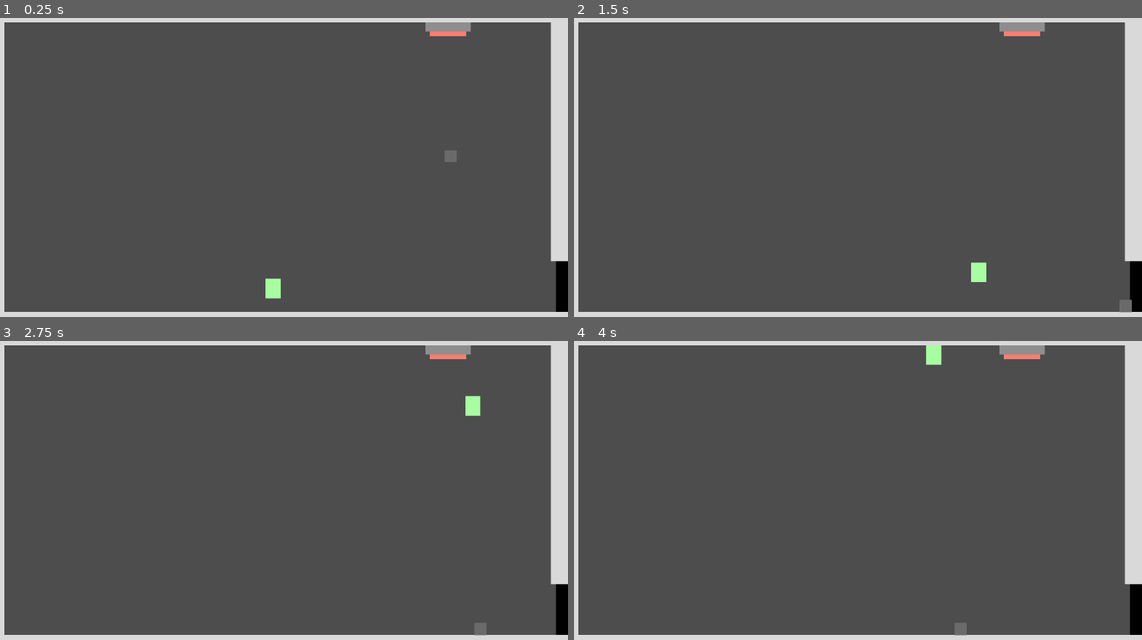
Above: before the commit, frames 1-4 (two rows, left to right).
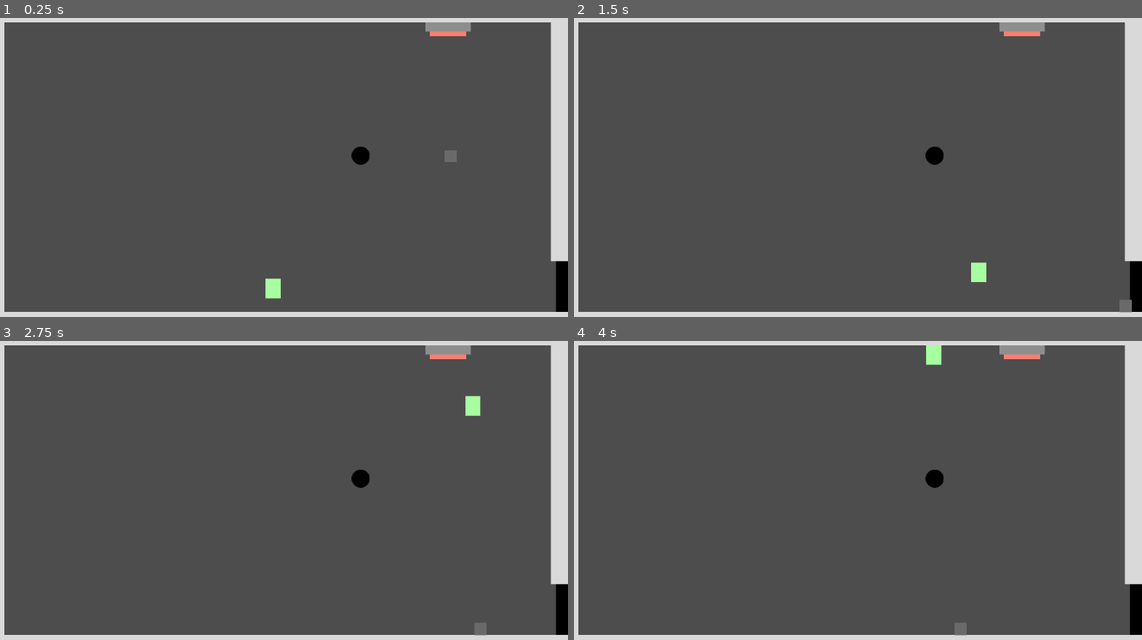
Above: after the commit, the same moments.

Repository: Harry32/ThinkyGameJam
Game: Godot game, scene res://scenes/levels/level.tscn
Same seed, same stepped clock (60 frames per second), same inputs: the game is played once before the commit and once after it.
Inputs:
- Up to frame 1 (0.25 s): no input
- Up to frame 2 (1.5 s): hold Shift (Gravity) 0.53-1.28 s; hold D (Right) from 0.53 s (still down); tap Space (Jump) at 0.77 s; tap Shift (Gravity) at 1.35 s
- Up to frame 3 (2.75 s): tap Space (Jump) at 1.52 s; release D (Right) at 2.03 s; hold A (Left) from 2.03 s (still down); hold Shift (Gravity) from 2.03 s (still down)
- Up to frame 4 (4 s): release A (Left) at 2.78 s; release Shift (Gravity) at 2.78 s; hold D (Right) from 2.78 s (still down); tap Shift (Gravity) at 2.85 s; tap Space (Jump) at 3.02, 3.77 s; hold Shift (Gravity) from 3.53 s (still down)

The runs differ from the first frame. In frame 1, 0.2% of the frame differs, in the area x 61-66%, y 43-50%; in frame 2, 0.2%; in frame 3, 0.2%; in frame 4, 0.2%.

Commit message:
Adicionando mecânica de buraco negro

Diff:
--- a/graphics/icon.svg
+++ /dev/null
@@ -1 +0,0 @@
-<svg height="128" width="128" xmlns="http://www.w3.org/2000/svg"><rect x="2" y="2" width="124" height="124" rx="14" fill="#363d52" stroke="#212532" stroke-width="4"/><g transform="scale(.101) translate(122 122)"><g fill="#fff"><path d="M105 673v33q407 354 814 0v-33z"/><path fill="#478cbf" d="m105 673 152 14q12 1 15 14l4 67 132 10 8-61q2-11 15-15h162q13 4 15 15l8 61 132-10 4-67q3-13 15-14l152-14V427q30-39 56-81-35-59-83-108-43 20-82 47-40-37-88-64 7-51 8-102-59-28-123-42-26 43-46 89-49-7-98 0-20-46-46-89-64 14-123 42 1 51 8 102-48 27-88 64-39-27-82-47-48 49-83 108 26 42 56 81zm0 33v39c0 276 813 276 813 0v-39l-134 12-5 69q-2 10-14 13l-162 11q-12 0-16-11l-10-65H447l-10 65q-4 11-16 11l-162-11q-12-3-14-13l-5-69z"/><path d="M483 600c3 34 55 34 58 0v-86c-3-34-55-34-58 0z"/><circle cx="725" cy="526" r="90"/><circle cx="299" cy="526" r="90"/></g><g fill="#414042"><circle cx="307" cy="532" r="60"/><circle cx="717" cy="532" r="60"/></g></g></svg>
--- a/project.godot
+++ b/project.godot
@@ -30,7 +30,8 @@
 folder_colors={
 "res://graphics/": "purple",
 "res://scenes/": "blue",
-"res://scripts/": "teal"
+"res://scripts/": "teal",
+"res://shaders/": "pink"
 }
 
 [input]
--- a/scenes/levels/level.tscn
+++ b/scenes/levels/level.tscn
@@ -1,9 +1,10 @@
-[gd_scene load_steps=8 format=3 uid="uid://c8y7wph201vx4"]
+[gd_scene load_steps=9 format=3 uid="uid://c8y7wph201vx4"]
 
 [ext_resource type="PackedScene" uid="uid://crdgt41diya2q" path="res://scenes/player/player.tscn" id="1_2inqr"]
 [ext_resource type="PackedScene" uid="uid://vstxymajgmdd" path="res://scenes/mechanics/door.tscn" id="2_rlsdc"]
 [ext_resource type="PackedScene" uid="uid://dup7d17q22x3s" path="res://scenes/objects/box.tscn" id="2_vth67"]
 [ext_resource type="PackedScene" uid="uid://p45e7cpriw7g" path="res://scenes/mechanics/simple_button.tscn" id="4_bbx1g"]
+[ext_resource type="PackedScene" uid="uid://cqb6p78klute2" path="res://scenes/mechanics/black_hole.tscn" id="5_veh0e"]
 
 [sub_resource type="RectangleShape2D" id="RectangleShape2D_3d0cl"]
 size = Vector2(1960, 115)
@@ -87,3 +88,6 @@
 rotation = 3.14159
 scale = Vector2(1.5, 1.5)
 door = NodePath("../Door")
+
+[node name="BlackHole" parent="." instance=ExtResource("5_veh0e")]
+position = Vector2(1236, 502)
--- /dev/null
+++ b/scenes/mechanics/black_hole.tscn
@@ -0,0 +1,22 @@
+[gd_scene load_steps=4 format=3 uid="uid://cqb6p78klute2"]
+
+[ext_resource type="Script" path="res://scripts/black_hole.gd" id="1_5ur3y"]
+[ext_resource type="Texture2D" uid="uid://c04a2td5j1rnf" path="res://graphics/circle.png" id="1_yw5gy"]
+
+[sub_resource type="CircleShape2D" id="CircleShape2D_h7jhn"]
+radius = 211.0
+
+[node name="BlackHole" type="Area2D"]
+script = ExtResource("1_5ur3y")
+
+[node name="Sprite2D" type="Sprite2D" parent="."]
+modulate = Color(0, 0, 0, 1)
+scale = Vector2(2, 2)
+texture = ExtResource("1_yw5gy")
+
+[node name="CollisionShape2D" type="CollisionShape2D" parent="."]
+shape = SubResource("CircleShape2D_h7jhn")
+metadata/_edit_lock_ = true
+
+[connection signal="body_entered" from="." to="." method="_on_body_entered"]
+[connection signal="body_exited" from="." to="." method="_on_body_exited"]
--- /dev/null
+++ b/scripts/black_hole.gd
@@ -0,0 +1,28 @@
+extends Area2D
+
+var gravityForce : float = 40
+
+var affectedBodies = []
+
+
+## Apply impulses to every object in the field
+func _physics_process(delta):
+	for i in affectedBodies.size():
+		var direction = (position - affectedBodies[i].position).normalized()
+		affectedBodies[i].apply_central_impulse(direction * gravityForce)
+
+
+## Add object to array
+func _on_body_entered(body):
+	if not body is StaticBody2D:
+		affectedBodies.append(body)
+		if body.name == "Player":
+			body.toggle_external_gravity()
+
+
+## Remove object to array
+func _on_body_exited(body):
+	if not body is StaticBody2D:
+		affectedBodies.erase(body)
+		if body.name == "Player":
+			body.toggle_external_gravity()
--- a/scripts/player.gd
+++ b/scripts/player.gd
@@ -5,6 +5,7 @@
 const PUSH_FORCE = 60.0
 
 var gravity = ProjectSettings.get_setting("physics/2d/default_gravity") * -1
+var external_gravity : bool = false
 
 
 func _physics_process(delta):
@@ -50,7 +51,8 @@
 		if direction:
 			velocity.x = direction * SPEED
 		else:
-			velocity.x = move_toward(velocity.x, 0, SPEED)
+			if not external_gravity:
+				velocity.x = move_toward(velocity.x, 0, SPEED)
 	else:
 		if up_direction == Vector2.LEFT:
 			direction_vertical_movement = -1
@@ -60,7 +62,8 @@
 		if direction:
 			velocity.y = direction * direction_vertical_movement * SPEED
 		else:
-			velocity.y = move_toward(velocity.y, 0, SPEED)
+			if not external_gravity:
+				velocity.y = move_toward(velocity.y, 0, SPEED)
 
 ## Calculate push force on RigidBody2d objects that the player collide with
 func calculate_push():
@@ -68,3 +71,11 @@
 		var collision = get_slide_collision(i)
 		if collision.get_collider() is RigidBody2D:
 			collision.get_collider().apply_central_impulse(-collision.get_normal() * PUSH_FORCE)
+
+## Toggle external gravity flag
+func toggle_external_gravity():
+	external_gravity = not external_gravity
+
+## Simulate RigidBody2d apply_central_impulse function
+func apply_central_impulse(impulse: Vector2):
+	velocity += impulse
Binary file added: graphics/circle.png
Not shown, changed: graphics/circle.png.import
